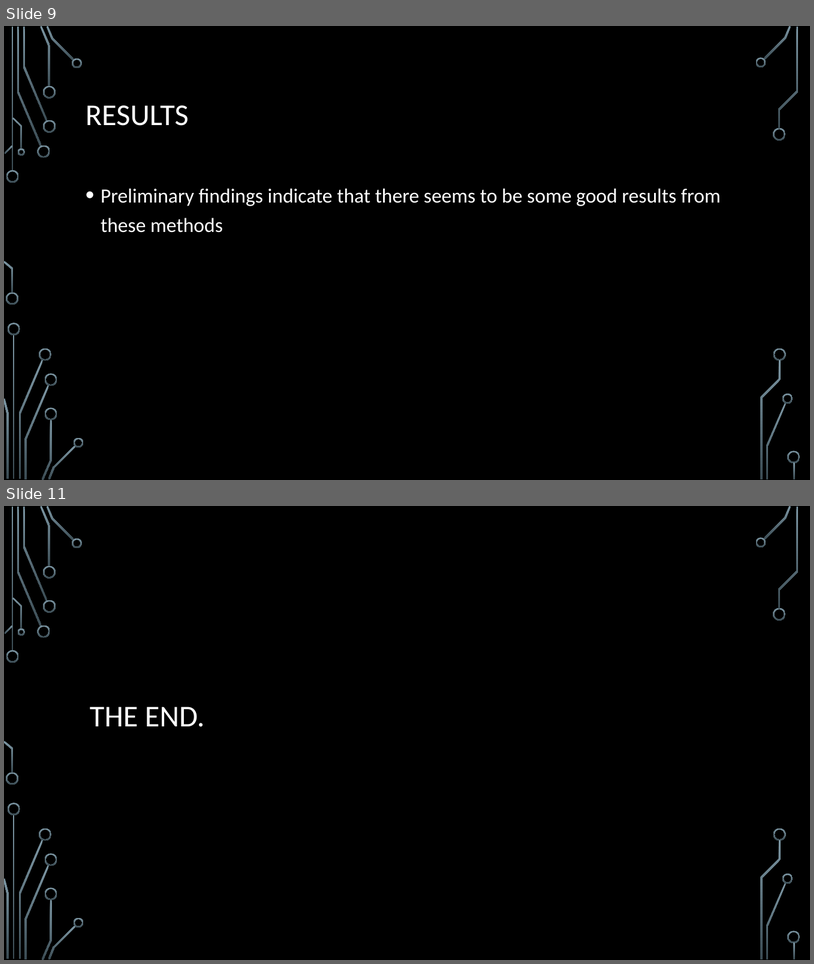
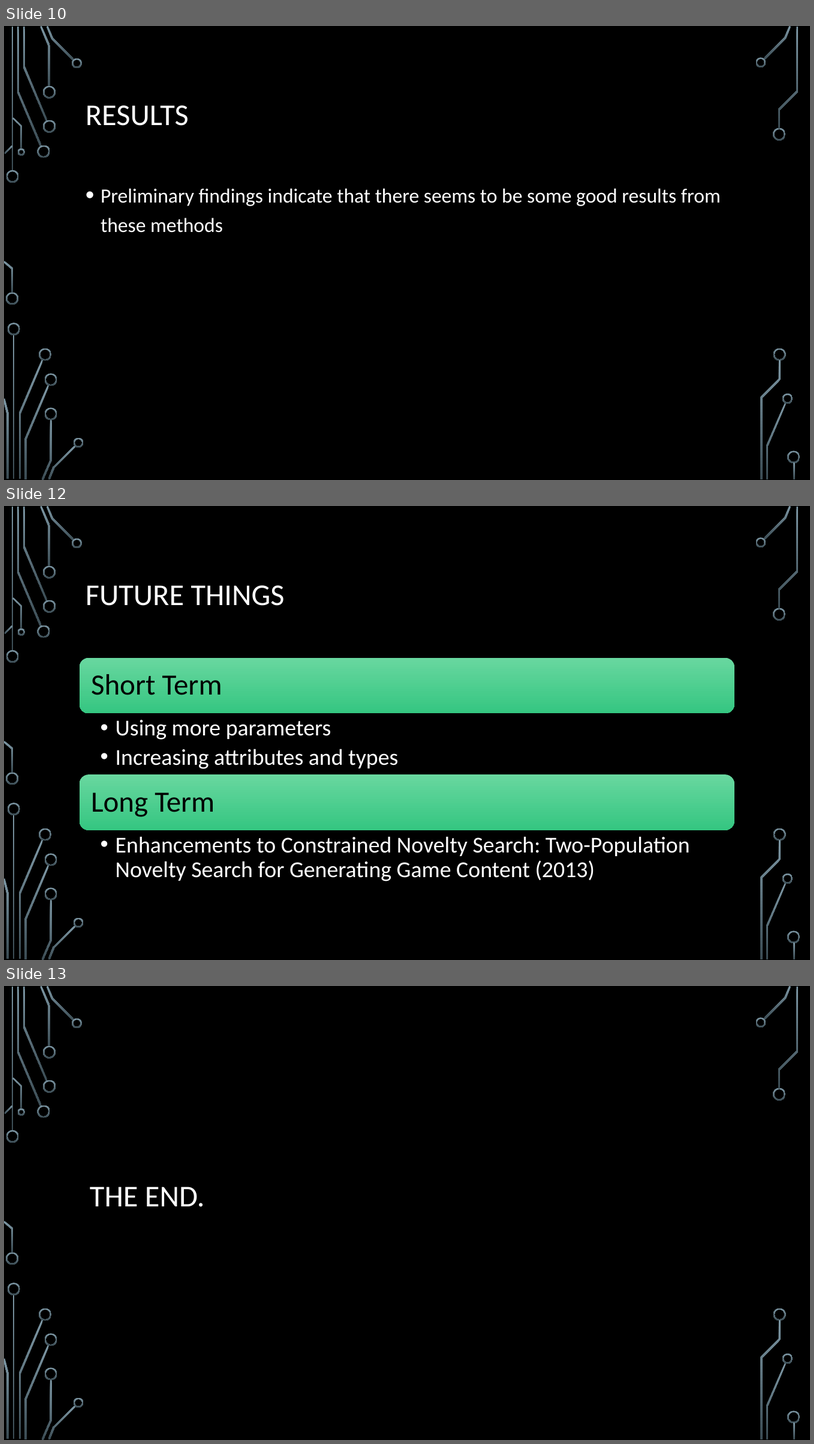
Before and after one commit to acbart/attribute-learning-system, a slide deck: presentation/Attribute Learning System Presentation.pptx. Shown one above the other, each under a label of ours: slides 9 and 11 before the commit, slides 10, 12 and 13 after it; the slides between them are not shown. The pictures are 814x964 and 814x1444 pixels, drawn with LibreOffice and Linux fonts; fonts in the diff are those of the drawing; background and template pictures are left out. Boxes give left, top, right and bottom in pixels: in the first picture for what was removed or moved away, otherwise in the second. Text is boxed around its words. In the diff, an @@ line names an element or a change of style, - is before the commit and + after.

```diff
--- a/presentation/Attribute Learning System Presentation.pptx
+++ b/presentation/Attribute Learning System Presentation.pptx
@@ slide 12 added at (4,506,810,960), background picture (left out); not listed: 36 template elements that a slide beside it also shows @@
@@ title added at (86,585,285,606), 36 pt, text #FFFFFF @@
+FUTURE THINGS
@@ group added at (80,658,735,881): 4 texts, 2 rounded rectangles @@
+Short Term
+  •• Using more parameters
+  •• Increasing attributes and types
+Long Term
+  •• Enhancements to Constrained Novelty Search: Two-Population Novelty Search for Generating Game Content (2013)
@@ what was slide 9 is now slide 10 @@
@@ what was slide 11 is now slide 13 @@
```
Also in this commit, not shown: 2 slides changed, 1 other slide added, 1 other file.
